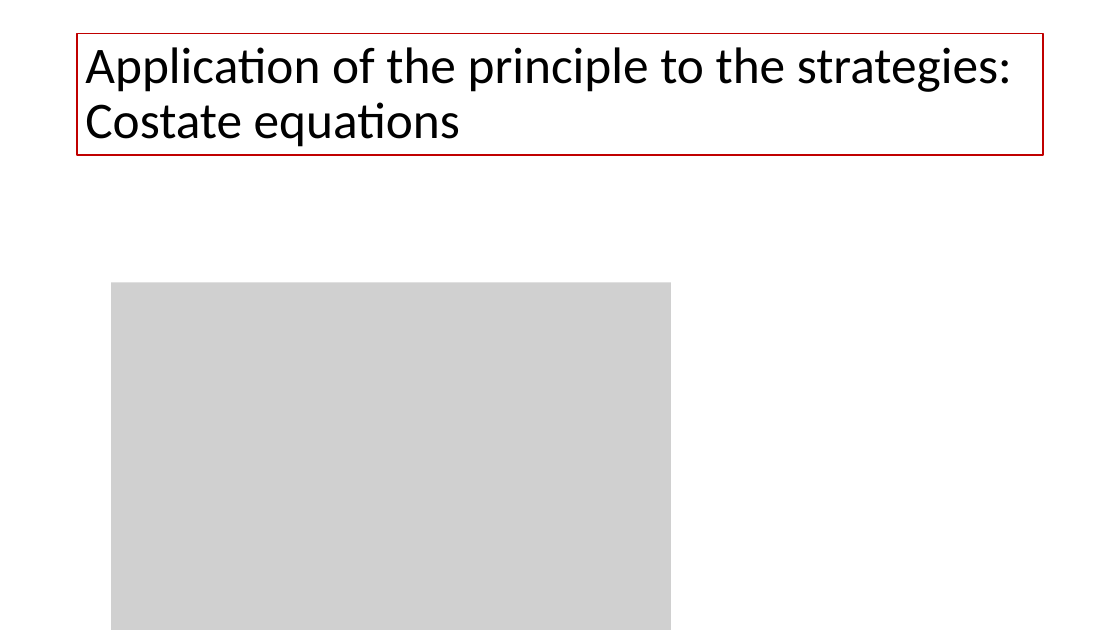
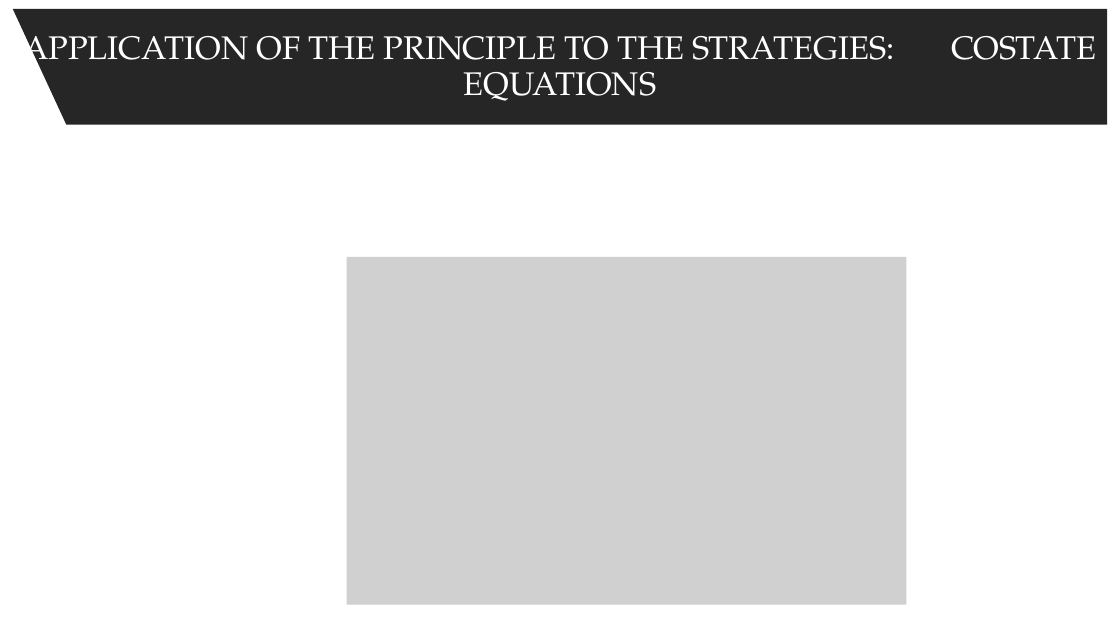
Before and after one commit to spbisc97/covid-optimal-control, a slide deck: slide 13 of PowerPoint/Optimal control strategies to prevent the hospital beds collapse during COVID-19 outbreak.pptx (slide 14 before the commit). Drawn at 1120x630 pixels with LibreOffice and Linux fonts; fonts in the diff are those of the drawing; grey boxes stand for pictures. Boxes give left, top, right and bottom in pixels: in the first picture for what was removed or moved away, otherwise in the second. Text is boxed around its words. In the diff, an @@ line names an element or a change of style, - is before the commit and + after.

Commit message:
TITLES ADDED

```diff
--- a/PowerPoint/Optimal control strategies to prevent the hospital beds collapse during COVID-19 outbreak.pptx
+++ b/PowerPoint/Optimal control strategies to prevent the hospital beds collapse during COVID-19 outbreak.pptx
@@ freeform shape added at (13,9,1107,125), fill #262626, 28 pt, text #FFFFFF @@
+APPLICATION OF THE PRINCIPLE TO THE STRATEGIES: COSTATE EQUATIONS
@@ title removed at (77,34,1044,155) @@
-Application of the principle to the strategies: Costate equations
@@ picture: place and size @@
-picture at (111,282,671,630)
+picture at (347,257,907,605)
```
Also in this commit, not shown: 17 other slides changed, 1 slide added.
